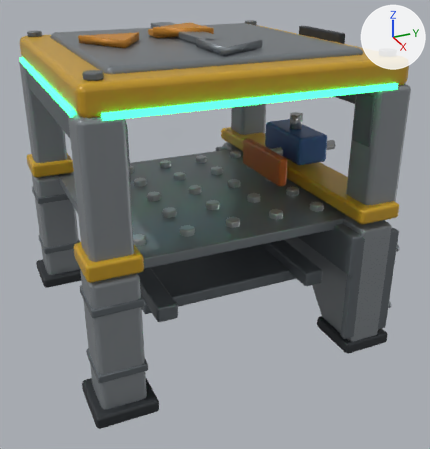
An edit to the glTF model fieldworks-machines/models/fw_filter.glb, drawn before and after from the same camera.
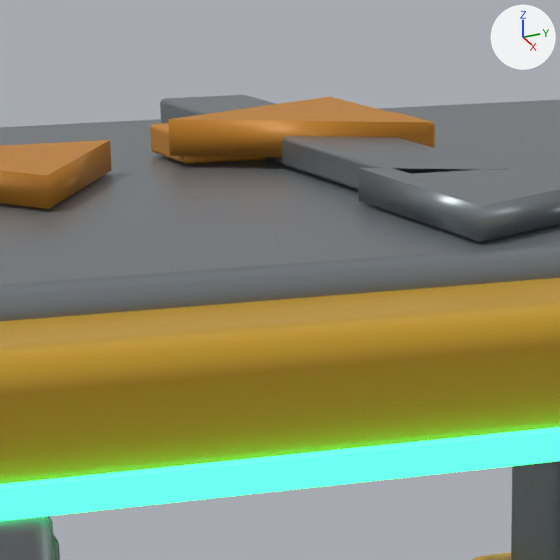
There are two pictures of each version: one whole from a 50 mm lens placed at (2.144, -0.875, 1.436), pointed at (0.096, 0.047, 0.413), one close up on the part from 26% to 56% of the width and 0% to 29% of the height. Lighting does not change. The marker at upper right points along +X, +Y and +Z. The last two pictures show the newer version. Where no turn or scale is listed for an object, it has been applied to the vertices. Vertices at exactly the same position are counted once.

The first close-up shows 'block.023', 'block.025', 'block.029', 'block.030', 'block.033', 'block.034', 'cyl.026', 'cyl.027', 'cyl.028', 'led.003' and 2 more.
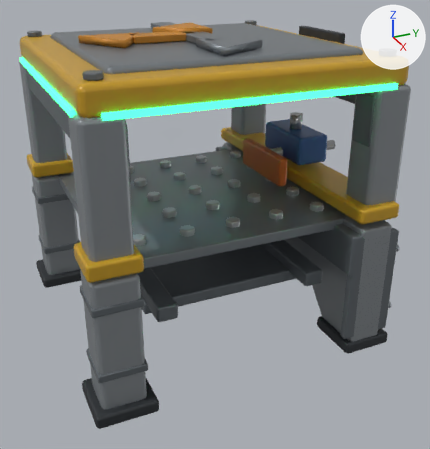
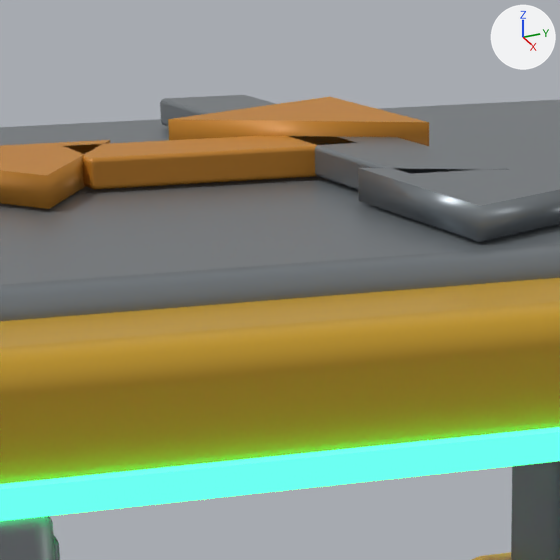
Where the newer file only moved an object's origin or applied its transform, the numbers keep the older frame.

Where the change shows, as pixel boxes [x1, y1, x2, y2] in the close-ups (560 x 560 px):
'block.034', moved: before [150, 112, 435, 164]; after [64, 136, 355, 190]

What changed in the scene script:
```text
Change me_cube_037:
    used by ob_block_034; location = (0.0, 0.0, 0.0)
    remove me_cube_037.from_pydata(...)  # 56 vertices, 108 faces; spans x -0.165..-0.075, y -0.12..0.12, z 1.142..1.168
    add me_cube_037.from_pydata(...)  # 56 vertices, 108 faces; spans x -0.045..0.045, y -0.12..0.12, z -0.013..0.013
    me_cube_037 part 1: the whole mesh is moved by (0.12, 0.0, -1.155)
Change ob_block_034:
    ob_block_034.location: (0.0, 0.0, 0.0) -> (0.0, -0.12, 1.155)
```
